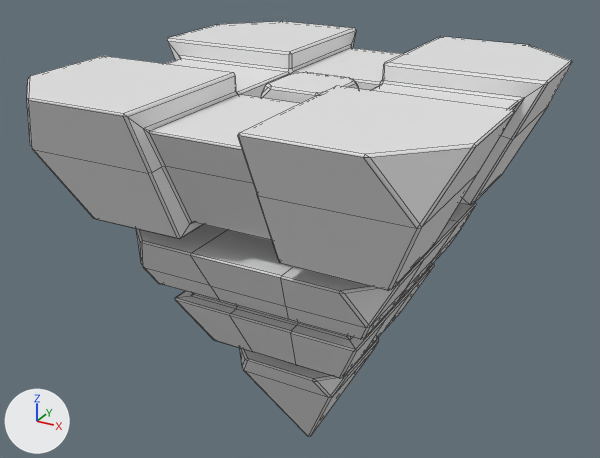
Renders of the FBX model Endless-Geo-Dash/Assets/3D Models/Characters/Character-Pyramid.fbx from each side of a commit.
Rendered twice from a 50 mm camera at (1.76, -3.3, 1.52) aimed at (-0.08, 0.05, -0.16). Every picture has the same lights, and +X, +Y and +Z are marked at lower left. Mesh edges are drawn as thin lines.

Before the edit, the objects in view are built like this:
```python
mat_emissive = principled_material('Emissive')
mat_emissive.base_color = (0.8, 0.8, 0.8)  # white #e7e7e7
me_cube_001 = bpy.data.meshes.new('Cube.001')
me_cube_001.from_pydata(...)  # 544 vertices, 594 faces; spans x -1.0..1.0, y -1.0..1.0, z -1.36..0.68
# faces by material slot: [432, 162]
me_cube_001.materials.append(mat_metal001)  # its picture is missing
me_cube_001.materials.append(mat_emissive)  # white #e7e7e7
ob_inverted_pyramid = bpy.data.objects.new('Inverted Pyramid', me_cube_001)
ob_inverted_pyramid.location = (0.0, 0.0, 0.0)
```
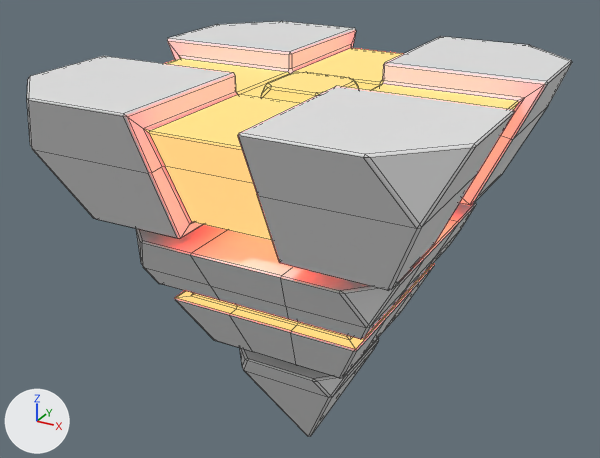
What changed in the scene script:
```text
Change mat_emissive:
    mat_emissive.base_color: (0.8, 0.8, 0.8) -> (0.8, 0.177, 0.012)  # white #e7e7e7 -> orange #e7751d
    add mat_emissive.emission_color = (0.579, 0.032, 0.0116)  # red #c8321c
    add mat_emissive.emission_strength = 18.1
```

What differs and where, as boxes [x1, y1, x2, y2] in the pictures (600 x 458 px):
'Inverted Pyramid', recoloured, surface changed: [122, 28, 548, 354] in both
